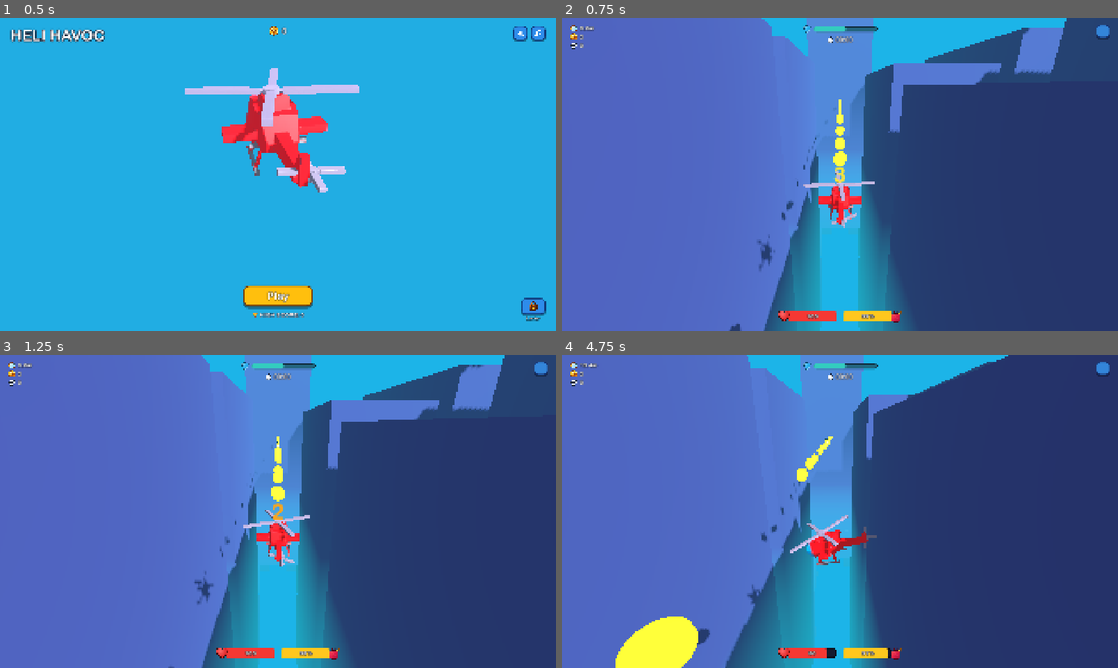
Above: before the commit, frames 1-4 (two rows, left to right).
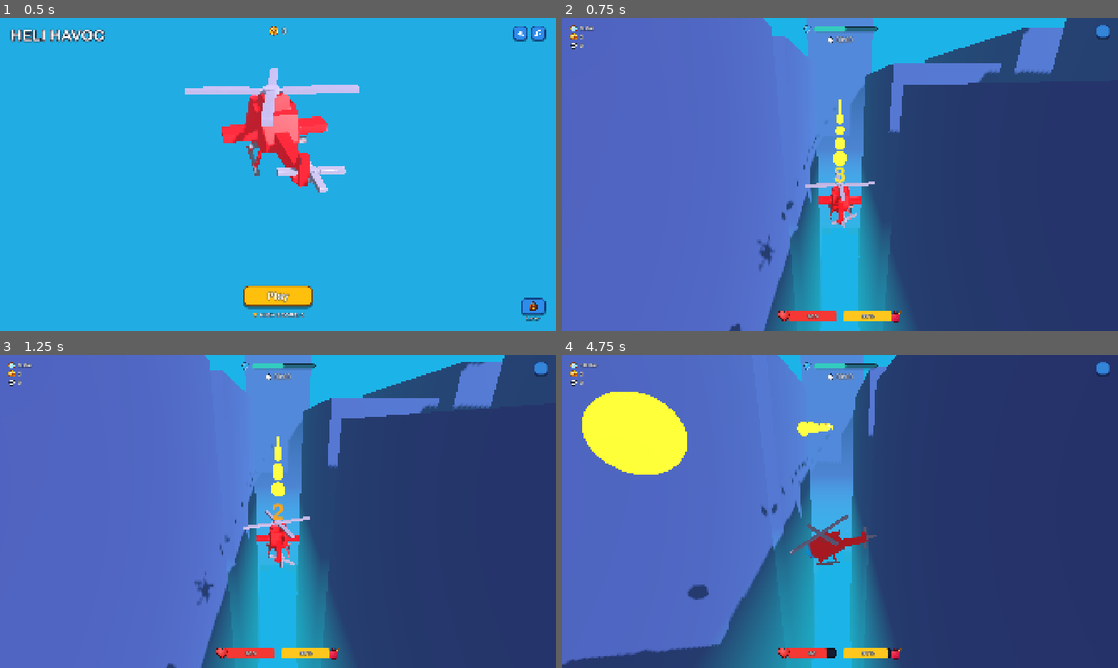
Above: after the commit, the same moments.

Repository: ArnavNah/Godot-Heli-Havoc-Like-Clone
Game: Godot game, scene res://scenes/ui/main_menu.tscn
Two runs of this game, one before a commit and one after it. Both use one fixed random seed, a clock stepped at 60 frames per second and the inputs below.
Inputs (mouse positions are in pixels of both pictures, inside the frame that each line leads up to):
- Up to frame 1 (0.5 s): no input
- Up to frame 2 (0.75 s): click "Play" at 0.5 s
- Up to frame 3 (1.25 s): no input
- Up to frame 4 (4.75 s): tap Enter at 1.25 s; move the mouse to (962, 495) at 1.27 s; hold D (move_right) 1.28-2 s; hold Shift 1.28-2 s; click (962, 495) at 1.42 s; drag from (728, 527) to (812, 574) at 2.02 s; move the mouse to (895, 442) at 2.77 s; hold D (move_right) 2.78-3.5 s; hold Shift 2.78-3.5 s; drag from (812, 574) to (673, 464) at 3.52 s; move the mouse to (1006, 558) at 4.27 s; hold A (move_left) from 4.28 s (still down); hold Shift from 4.28 s (still down)

Frame 1 is identical in both runs. In frame 2, 0.1% of the frame differs, in the area x 35-75%, y 0-78%; in frame 3, 1.4%; in frame 4, 13%, in the area x 0-81%, y 0-100%.

Commit message:
fix: restore pickups and neutral descent

Diff:
--- a/scripts/components/base_pickup.gd
+++ b/scripts/components/base_pickup.gd
@@ -58,16 +58,19 @@
 
 	var dist = global_position.distance_to(target_player.global_position)
 	if dist <= effective_radius:
+		if dist <= 1.0:
+			_collect(target_player)
+			return
 		global_position = global_position.move_toward(target_player.global_position, magnet_speed * delta)
 
 func _on_body_entered(body: Node3D) -> void:
 	if is_collected:
 		return
 
-	if body is CharacterBody3D or body.is_in_group("player") or (body.collision_layer & 2) != 0:
-		_collect()
+	if body is CharacterBody3D or body.is_in_group("player") or body.is_in_group("PlayerHeli") or (body.collision_layer & 3) != 0:
+		_collect(body)
 
-func _collect() -> void:
+func _collect(collector: Node3D = null) -> void:
 	is_collected = true
 	var spawn_pos = global_position
 
@@ -79,9 +82,15 @@
 			PickupType.XP:
 				GameManager.add_xp(value)
 			PickupType.HEALTH:
-				GameManager.add_health(value)
+				if collector and collector.has_method("add_health"):
+					collector.add_health(value)
+				else:
+					GameManager.add_health(value)
 			PickupType.BOOST:
-				GameManager.add_boost(float(value))
+				if collector and collector.has_method("add_fuel"):
+					collector.add_fuel(float(value))
+				else:
+					GameManager.add_boost(float(value))
 			PickupType.POWERUP:
 				GameManager.add_powerup("FIREPOWER")
 
--- a/scripts/player/player_heli.gd
+++ b/scripts/player/player_heli.gd
@@ -13,9 +13,10 @@
 
 @export_group("1. Mass & Lift Forces")
 @export var mass_kg: float = 60.0
-@export var base_lift_ratio: float = 0.98 # Nearly counters gravity for a gentle neutral descent
+@export var base_lift_ratio: float = 0.90 # Leaves enough uncompensated weight for a visible neutral descent
 @export var collective_strength: float = 1.65 # Climb thrust multiplier when holding Space
-@export var altitude_assist_strength: float = 140.0 # Sticky collective dampening during hover
+@export var neutral_descent_speed: float = 1.35 # Automatic sink rate whenever lift is released
+@export var altitude_assist_strength: float = 70.0 # Force response toward the neutral sink rate
 @export var dive_lift_ratio: float = 0.25 # Thrust reduction when actively holding descend
 
 @export_group("2. Horizontal Propulsion & Drag")
@@ -317,11 +318,13 @@
 	var total_lift = weight * lift_mult
 	state.apply_central_force(local_up * total_lift)
 
-	# Altitude assist / sticky collective near hover
+	# Releasing collective always produces an intentional, controlled sink. This
+	# remains active during horizontal flight and uses force rather than teleporting.
 	if not wants_lift and not wants_descend:
-		if abs(state.linear_velocity.y) < 2.0:
-			var alt_assist = -state.linear_velocity.y * altitude_assist_strength
-			state.apply_central_force(Vector3.UP * alt_assist)
+		var target_vertical_velocity = -neutral_descent_speed
+		var descent_error = target_vertical_velocity - state.linear_velocity.y
+		var descent_assist = descent_error * altitude_assist_strength
+		state.apply_central_force(Vector3.UP * descent_assist)
 
 	# Cap maximum vertical rise & fall speed
 	state.linear_velocity.y = clampf(state.linear_velocity.y, -max_fall_speed, max_rise_speed)
@@ -417,6 +420,39 @@
 		GameManager.health = mini(GameManager.max_health, GameManager.health + amount)
 		GameManager.health_changed.emit(GameManager.health, GameManager.max_health)
 
+# Pickup compatibility lives on the active physics player so rewards update the
+# authoritative components instead of only changing their mirrored HUD values.
+func add_health(amount: int = 25) -> void:
+	heal(amount)
+
+func add_fuel(amount: float = 35.0) -> void:
+	if fuel_component and fuel_component.has_method("add_fuel"):
+		fuel_component.add_fuel(amount)
+	elif GameManager:
+		GameManager.add_boost(amount)
+
+func apply_powerup(powerup_name: String, duration: float) -> void:
+	match powerup_name:
+		"INSTAKILL":
+			instakill_timer = maxf(instakill_timer, duration)
+			if GameManager:
+				GameManager.notification_triggered.emit("INSTAKILL ACTIVE (%ds)!" % int(duration))
+		"DOUBLE_COINS", "DOUBLE_COIN":
+			double_coins_timer = maxf(double_coins_timer, duration)
+			if GameManager:
+				GameManager.gold_multiplier = 2
+				GameManager.notification_triggered.emit("2X COINS ACTIVE (%ds)!" % int(duration))
+		"NUKE":
+			for enemy in get_tree().get_nodes_in_group("enemies"):
+				if not is_instance_valid(enemy):
+					continue
+				if enemy.has_method("destroy_turret"):
+					enemy.destroy_turret()
+				else:
+					enemy.queue_free()
+			if GameManager:
+				GameManager.notification_triggered.emit("NUKE DETONATED! ALL ENEMIES DESTROYED!")
+
 func shoot() -> void:
 	if not bullet_scene:
 		return
